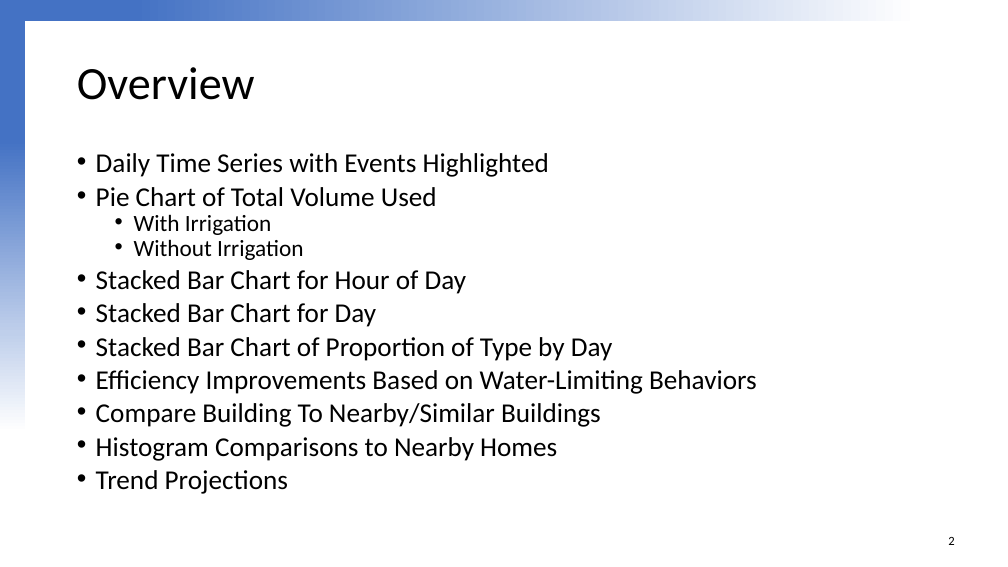
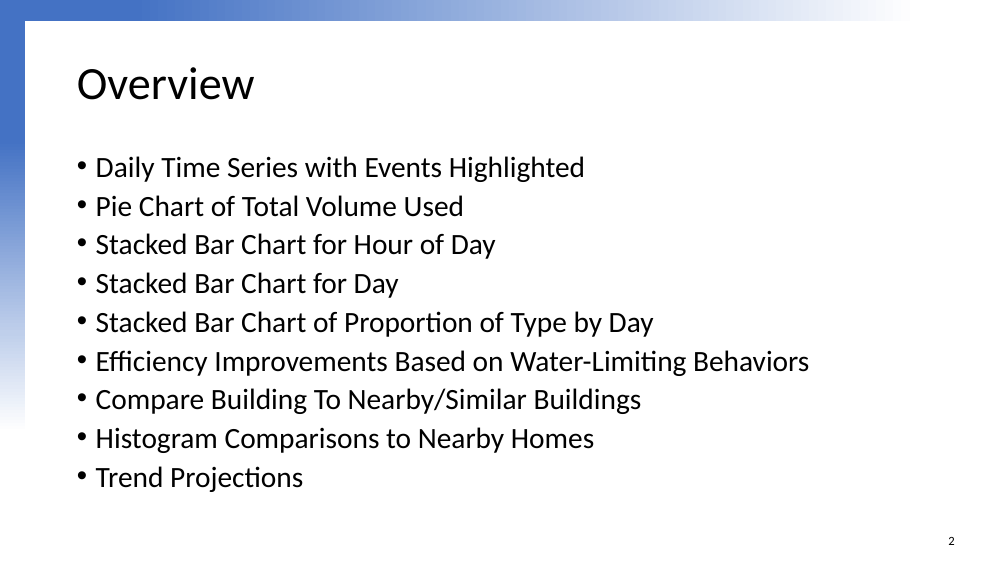
Before and after one commit to jesserowles/Data_Visualization_Challenge_2020, a slide deck: slide 2 of Data Visualization Challenge for Pres 2020 JLR.pptx. Drawn at 1008x567 pixels with LibreOffice and Linux fonts; fonts in the diff are those of the drawing; background and template pictures are left out. Boxes give left, top, right and bottom in pixels: in the first picture for what was removed or moved away, otherwise in the second. Text is boxed around its words. In the diff, an @@ line names an element or a change of style, - is before the commit and + after.

Commit message:
added presentation version of powerpoint (less text)

```diff
--- a/Data Visualization Challenge for Pres 2020 JLR.pptx
+++ b/Data Visualization Challenge for Pres 2020 JLR.pptx
@@ text "Daily Time Series with Events ..." at <box>96,156,809,492</box>: size 25.9 to 28 pt; line spacing 0.7 to 0.8 @@
@@ text at <box>134,214,303,260</box>: paragraphs removed @@
-  • With Irrigation
-  • Without Irrigation
```
Also in this commit, not shown: 3 other slides changed.
